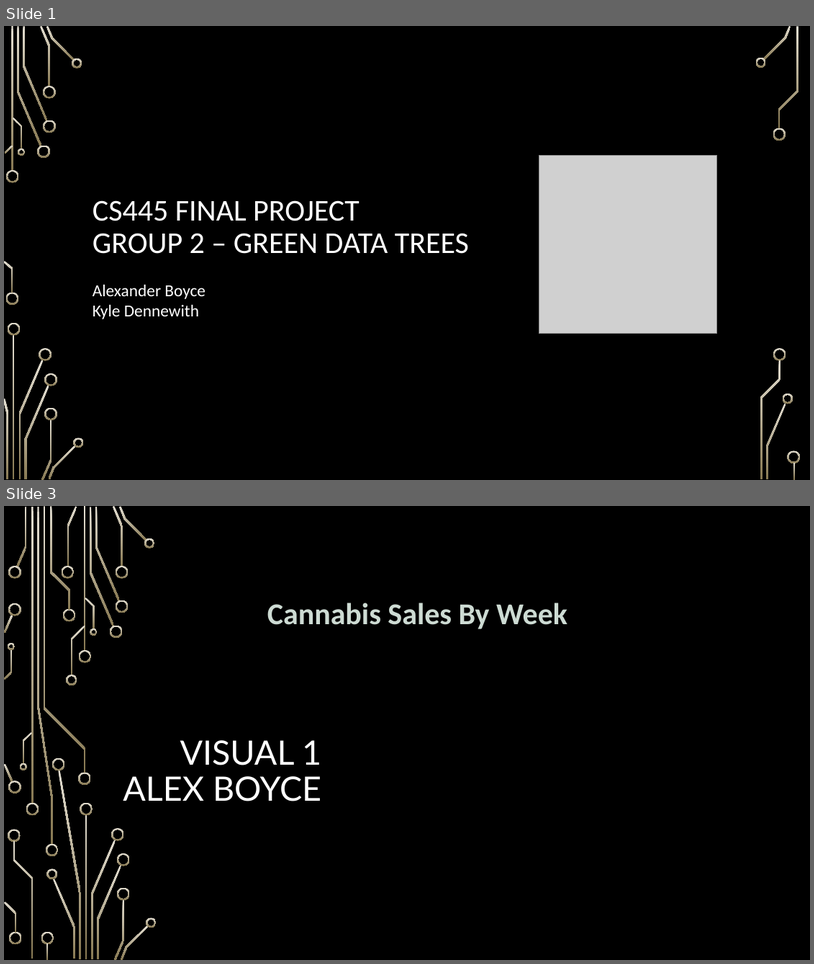
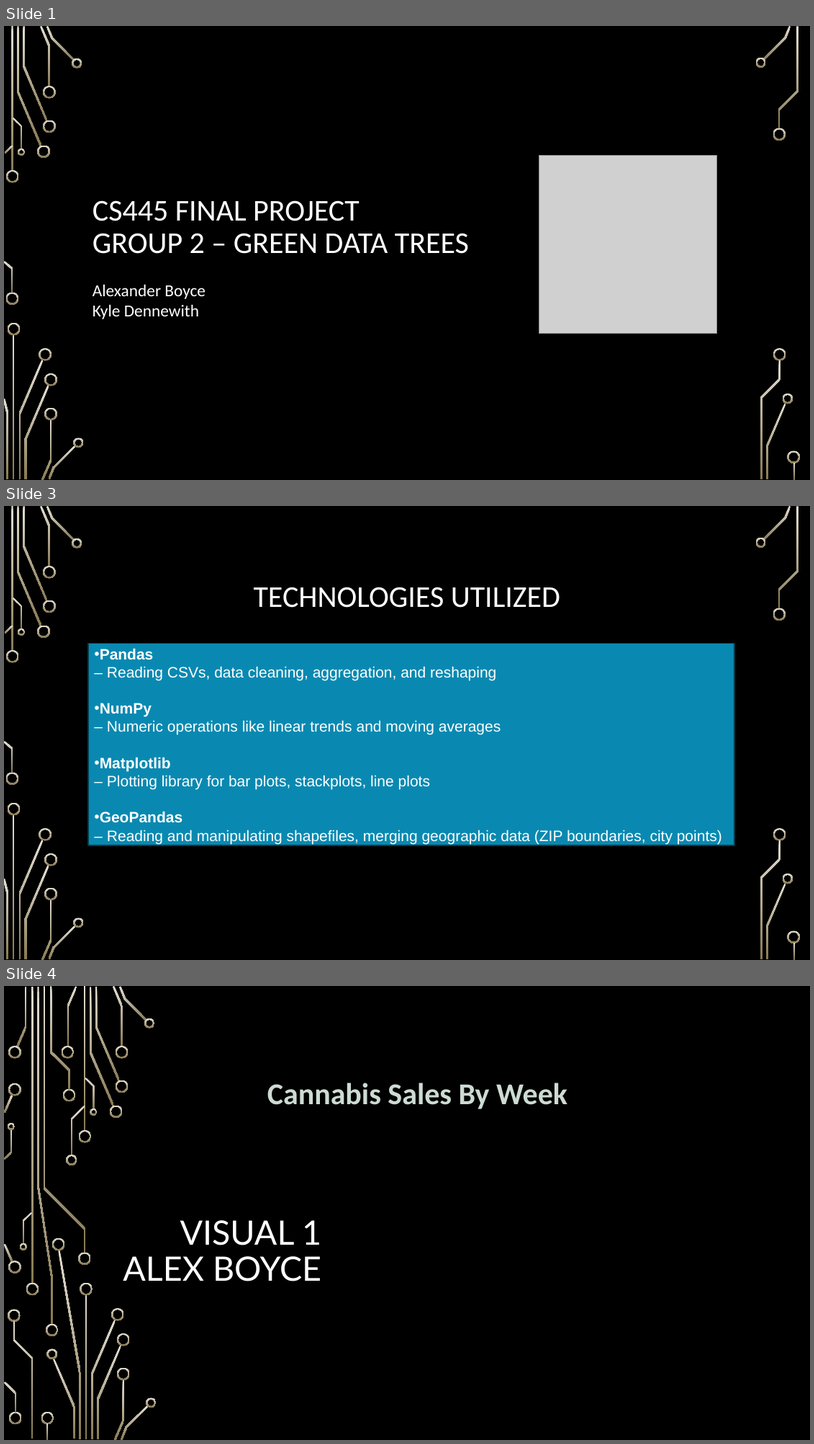
Before and after one commit to nood-leog/CS445-Group, a slide deck: Final Presentation Slides.pptx. Shown one above the other, each under a label of ours: slides 1 and 3 before the commit, slides 1, 3 and 4 after it; the slides between them are not shown. The pictures are 814x964 and 814x1444 pixels, drawn with LibreOffice and Linux fonts; fonts in the diff are those of the drawing; grey boxes stand for pictures; background and template pictures are left out. Boxes give left, top, right and bottom in pixels: in the first picture for what was removed or moved away, otherwise in the second. Text is boxed around its words. In the diff, an @@ line names an element or a change of style, - is before the commit and + after.

```diff
--- a/Final Presentation Slides.pptx
+++ b/Final Presentation Slides.pptx
@@ slide 3 added at (4, 506, 810, 960), background picture (left out); not listed: 36 template elements that a slide beside it also shows @@
@@ title added at (254, 587, 561, 608), 36 pt, text #FFFFFF @@
+TECHNOLOGIES UTILIZED
@@ text added at (88, 641, 735, 848), fill #0989B1, outline #043C4E 1.25 pt, 18 pt, text #FFFFFF @@
+• Pandas
+  – Reading CSVs, data cleaning, aggregation, and reshaping
+• NumPy
+  – Numeric operations like linear trends and moving averages
+• Matplotlib
+  – Plotting library for bar plots, stackplots, line plots
+• GeoPandas
+  – Reading and manipulating shapefiles, merging geographic data (ZIP boundaries, city points)
@@ what was slide 3 is now slide 4 @@
```
Also in this commit, not shown: 18 slides changed.
